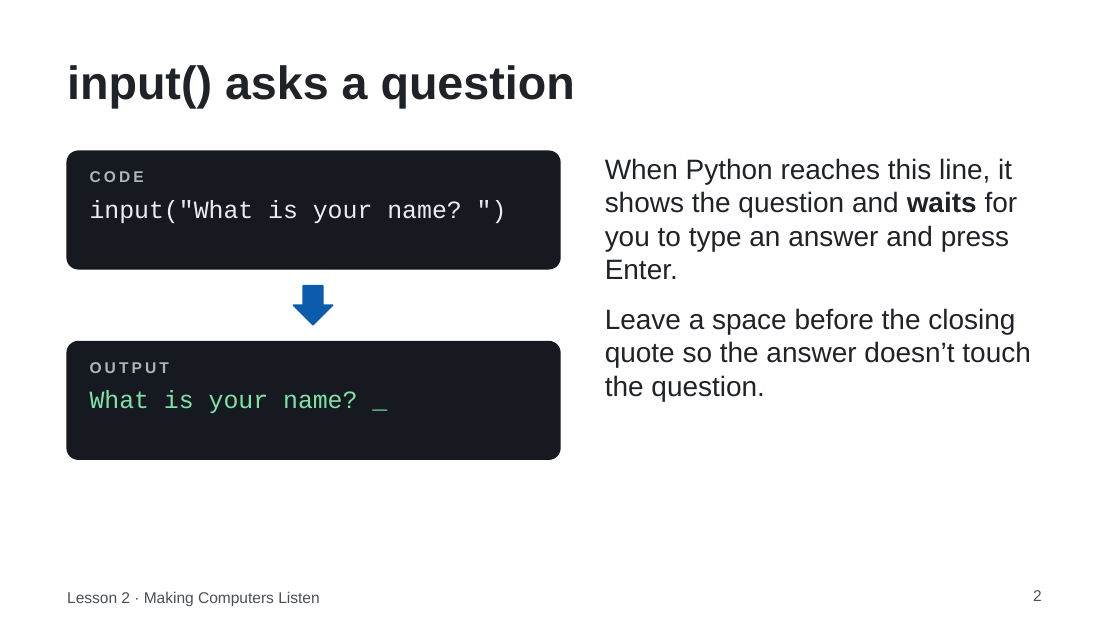
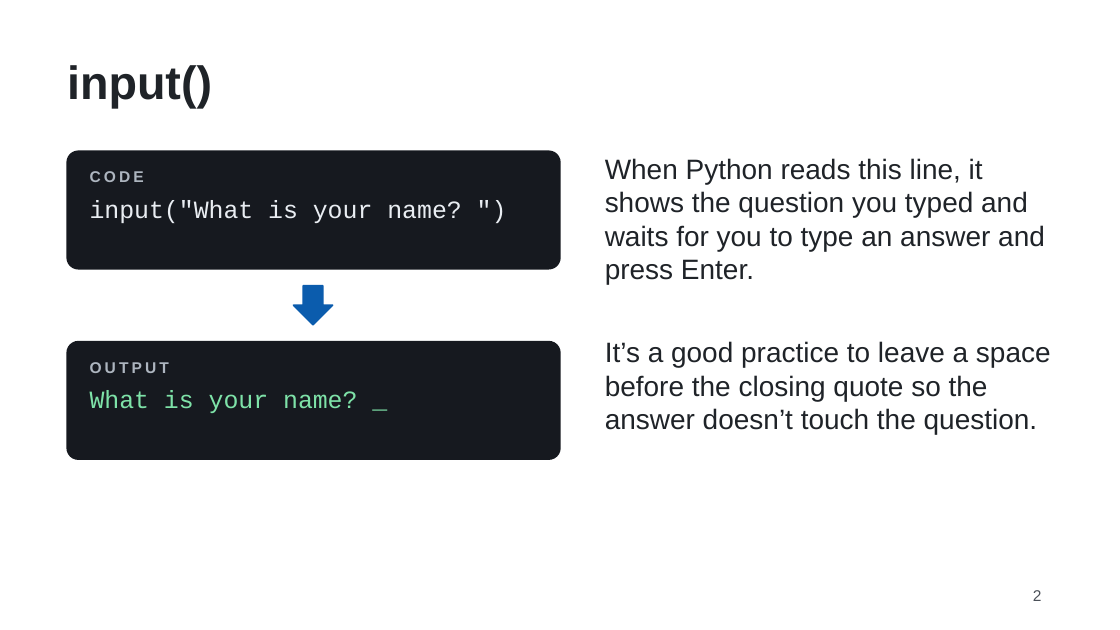
Before and after one commit to FrankD64/chatbot-lesson, a slide deck: slide 2 of assets/slides/Lesson2_Making_Computers_Listen.pptx. Drawn at 1120x630 pixels with LibreOffice and Linux fonts; fonts in the diff are those of the drawing. Boxes give left, top, right and bottom in pixels: in the first picture for what was removed or moved away, otherwise in the second. Text is boxed around its words. In the diff, an @@ line names an element or a change of style, - is before the commit and + after.

```diff
--- a/assets/slides/Lesson2_Making_Computers_Listen.pptx
+++ b/assets/slides/Lesson2_Making_Computers_Listen.pptx
@@ title at bbox=[67, 65, 212, 109]: text changed @@
-input() asks a question
+input()
@@ text at bbox=[605, 158, 1051, 435]: text changed @@
-When Python reaches this line, it shows the question and waits for you to type an answer and press Enter.
-Leave a space before the closing quote so the answer doesn’t touch the question.
+When Python reads this line, it shows the question you typed and waits for you to type an answer and press Enter.
+It’s a good practice to leave a space before the closing quote so the answer doesn’t touch the question.
@@ rectangle added at bbox=[48, 571, 333, 623], fill #FFFFFF, outline #FFFFFF 0.75 pt @@
@@ text removed at bbox=[67, 591, 319, 606] @@
-Lesson 2 · Making Computers Listen
```
Also in this commit, not shown: 7 other slides changed, 3 other files.
